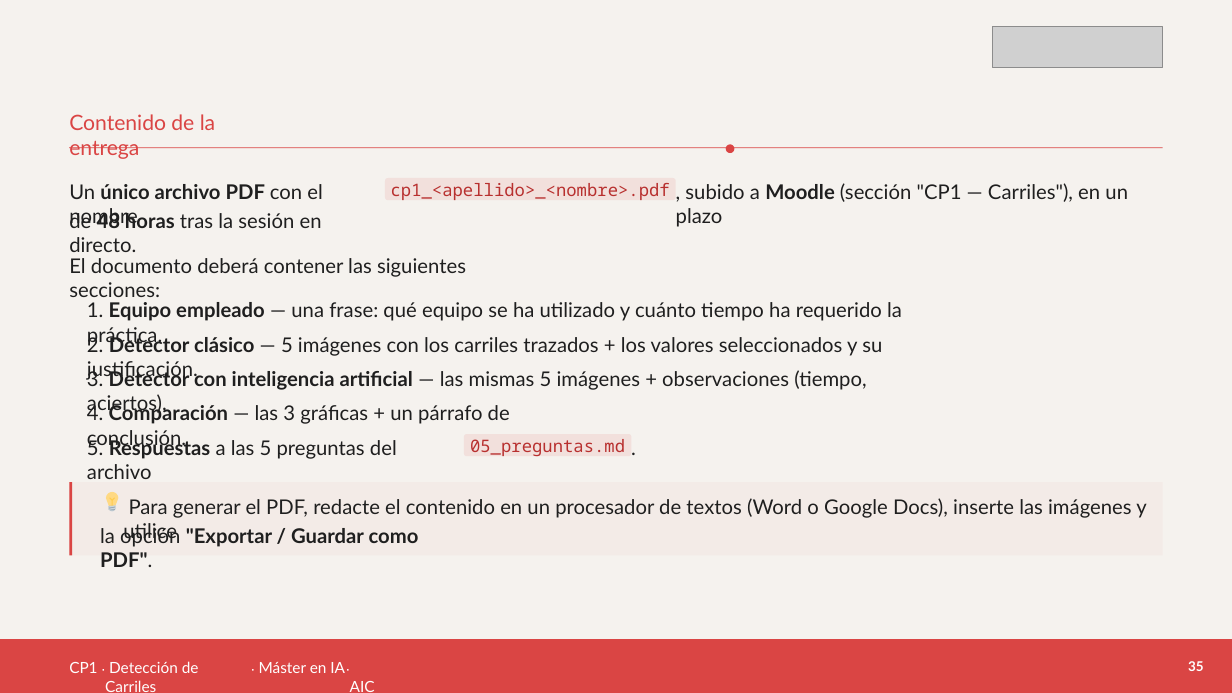
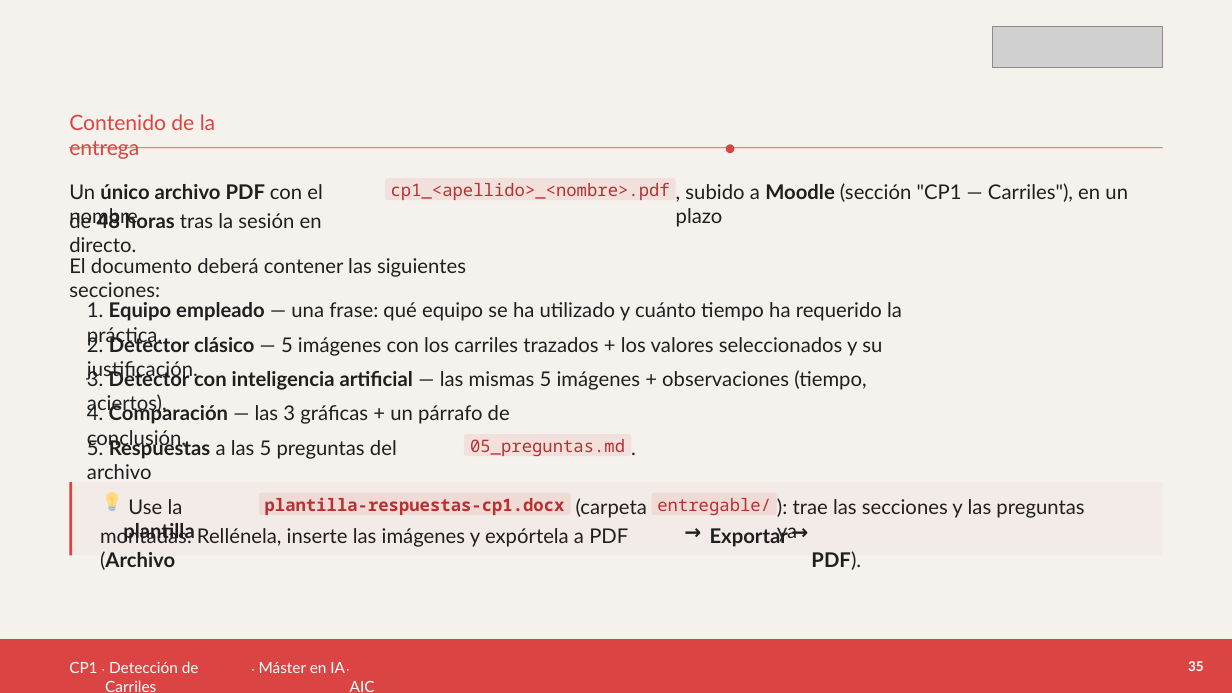
Before and after one commit to codx-digital/master-ia-practicas, a slide deck: slide 35 of CP1-carriles/rendered/CP1-dosier-alumno.pptx. Drawn at 1232x693 pixels with LibreOffice and Linux fonts; fonts in the diff are those of the drawing; grey boxes stand for pictures. Boxes give left, top, right and bottom in pixels: in the first picture for what was removed or moved away, otherwise in the second. Text is boxed around its words. In the diff, an @@ line names an element or a change of style, - is before the commit and + after.

```diff
--- a/CP1-carriles/rendered/CP1-dosier-alumno.pptx
+++ b/CP1-carriles/rendered/CP1-dosier-alumno.pptx
@@ text added at [123,499,195,542], 15.8 pt, text #1F1F1F, bold @@
+Use la plantilla
@@ text removed at [129,498,1146,518] @@
-Para generar el PDF, redacte el contenido en un procesador de textos (Word o Google Docs), inserte las imágenes y utilice
@@ freeform shape added at [259,493,571,515], fill #DA4544 at 10% opacity @@
@@ text added at [265,497,565,515], 13.4 pt, text #B8302F, bold @@
+plantilla-respuestas-cp1.docx
@@ text added at [576,498,647,518], 15.8 pt, text #1F1F1F @@
+(carpeta
@@ freeform shape added at [652,493,776,515], fill #DA4544 at 10% opacity @@
@@ text added at [657,498,771,515], 13.4 pt, text #B8302F @@
+entregable/
@@ text added at [777,499,1084,542], 15.8 pt, text #1F1F1F @@
+): trae las secciones y las preguntas ya
@@ text removed at [100,528,419,567] @@
-la opción "Exportar / Guardar como PDF".
@@ text added at [100,528,628,570], 15.8 pt, text #1F1F1F @@
+montadas. Rellénela, inserte las imágenes y expórtela a PDF (Archivo
@@ text added at [685,519,705,543], 15.8 pt, text #1F1F1F, bold @@
+→
@@ text added at [710,527,788,547], 15.8 pt, text #1F1F1F, bold @@
+Exportar
@@ text added at [791,519,811,543], 15.8 pt, text #1F1F1F, bold @@
+→
@@ text added at [811,551,861,570], 15.8 pt, text #1F1F1F, bold @@
+PDF).
```
Also in this commit, not shown: 5 other files.
